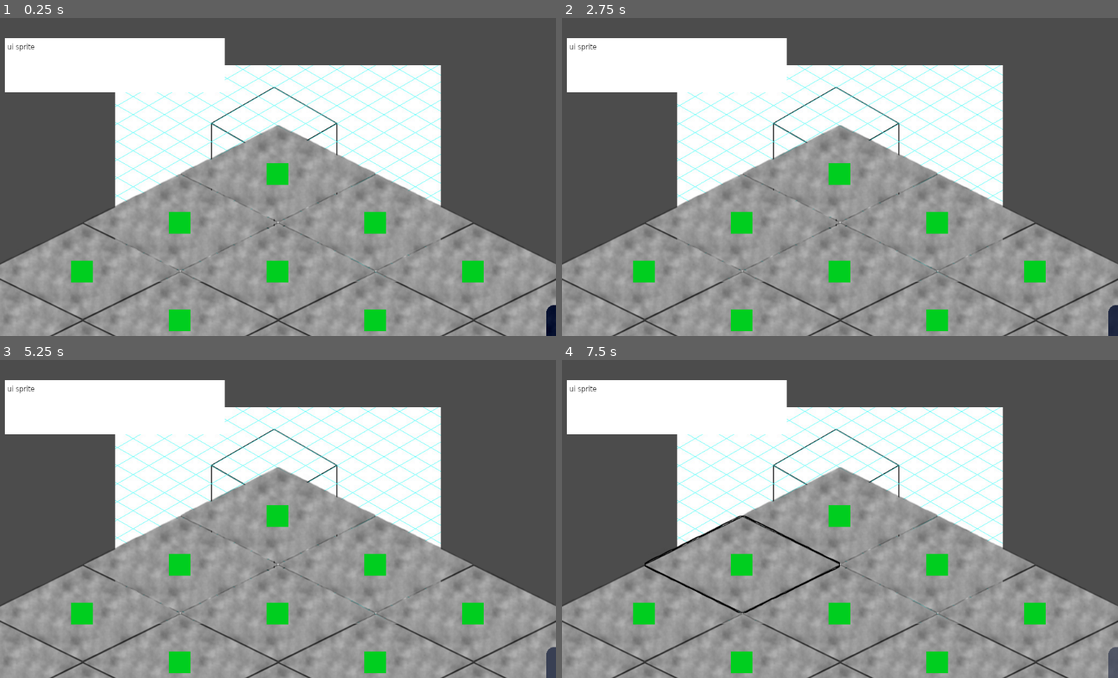
Above: before the commit, frames 1-4 (two rows, left to right).
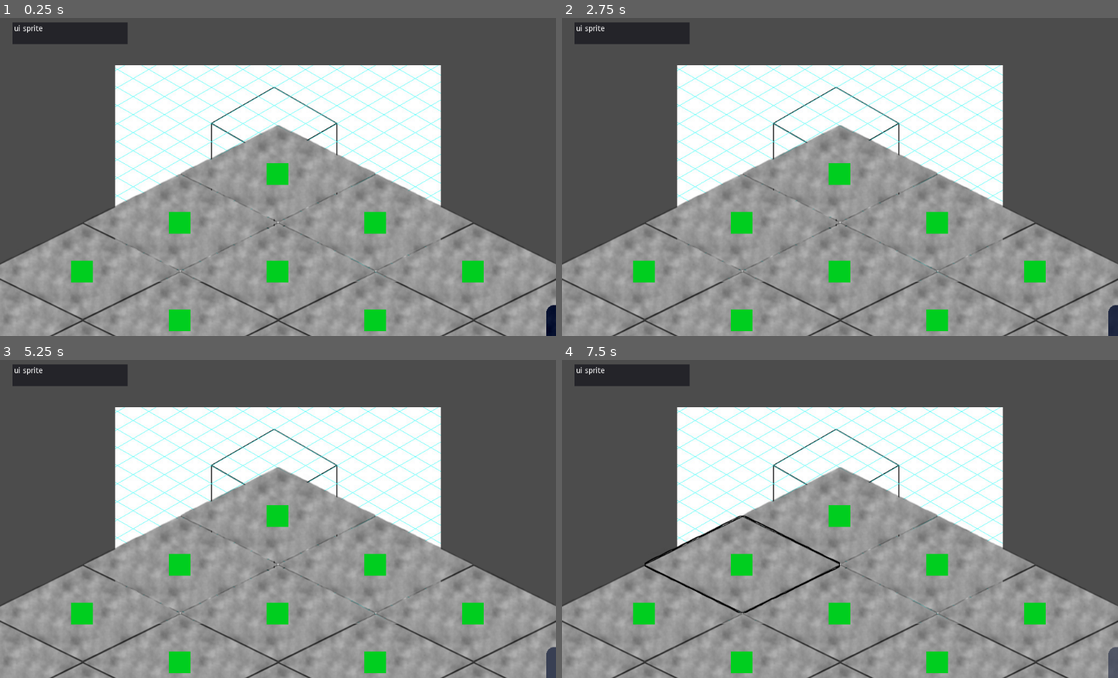
Above: after the commit, the same moments.

Repository: Gad3lan/QuarantineJam
Game: Godot game, scene res://Scenes/General.tscn
Same seed, same stepped clock (60 frames per second), same inputs: the game is played once before the commit and once after it. The engine's default icon, where the game draws it, is replaced by a stand-in: a white triangle on a blue panel in a dark square.
Inputs (mouse positions are in pixels of both pictures, inside the frame that each line leads up to):
- Up to frame 1 (0.25 s): no input
- Up to frame 2 (2.75 s): tap Enter at 0.5, 2 s; click (840, 173) at 0.67 s; tap Space at 1.25 s; move the mouse to (739, 221) at 1.27 s; click (739, 221) at 1.42 s; move the mouse to (645, 272) at 2.02 s; click (645, 272) at 2.17 s
- Up to frame 3 (5.25 s): tap Space at 2.75, 4.25 s; move the mouse to (378, 563) at 2.77 s; click (378, 563) at 2.92 s; tap Enter at 3.5 s; move the mouse to (278, 614) at 3.52 s; click (278, 614) at 3.67 s; move the mouse to (177, 662) at 4.27 s; click (177, 662) at 4.42 s; move the mouse to (472, 614) at 5.02 s; click (472, 614) at 5.17 s
- Up to frame 4 (7.5 s): move the mouse to (940, 662) at 5.77 s; click (940, 662) at 5.92 s; move the mouse to (962, 499) at 6.52 s; click (962, 499) at 6.67 s; move the mouse to (728, 531) at 7.27 s; click (728, 531) at 7.42 s

The runs differ from the first frame. In frame 1, 6.3% of the frame differs, in the area x 0-41%, y 1-24%; in frame 2, 6.3%; in frame 3, 6.3%; in frame 4, 6.3%.

Commit message:
UI fix

Diff:
--- a/Plenty_of_Plants/Scenes/Camera.tscn
+++ b/Plenty_of_Plants/Scenes/Camera.tscn
@@ -8,8 +8,8 @@
 minSensibilityRadius = 10.0
 sensibilityRadius = 100.0
 
+[node name="Ui" parent="." instance=ExtResource( 2 )]
+z_index = 2
+
 [node name="Camera2D" type="Camera2D" parent="."]
 current = true
-
-[node name="Ui" parent="." instance=ExtResource( 2 )]
-z_index = 2
--- a/Plenty_of_Plants/Scenes/Ui.tscn
+++ b/Plenty_of_Plants/Scenes/Ui.tscn
@@ -1,17 +1,22 @@
-[gd_scene load_steps=3 format=2]
+[gd_scene format=2]
 
-[ext_resource path="res://Sprites/UiSprite/background.png" type="Texture" id=1]
+[node name="Ui" type="CanvasLayer"]
 
-[sub_resource type="RectangleShape2D" id=1]
-extents = Vector2( 200, 50 )
+[node name="Panel" type="Panel" parent="."]
+margin_left = 23.0
+margin_top = 21.0
+margin_right = 235.0
+margin_bottom = 61.0
+__meta__ = {
+"_edit_use_anchors_": false
+}
 
-[node name="Ui" type="Area2D"]
-
-[node name="Sprite" type="Sprite" parent="."]
-position = Vector2( -300, -200 )
-scale = Vector2( 0.81, 1 )
-texture = ExtResource( 1 )
-
-[node name="CollisionShape2D" type="CollisionShape2D" parent="."]
-position = Vector2( -300, -200 )
-shape = SubResource( 1 )
+[node name="Label" type="Label" parent="Panel"]
+margin_left = 3.37879
+margin_top = 5.13076
+margin_right = 43.3788
+margin_bottom = 19.1308
+text = "ui sprite"
+__meta__ = {
+"_edit_use_anchors_": false
+}
--- a/Plenty_of_Plants/Scripts/CameraMove.gd
+++ b/Plenty_of_Plants/Scripts/CameraMove.gd
@@ -18,7 +18,7 @@
 func _ready():
 	sensibility = 1.0/sensibilityRadius
 	lastMousePos = Vector2(0.0,0.0)
-	pass # Replace with function body.
+
 
 func rightClicking():
 	if Input.is_mouse_button_pressed(2):
@@ -36,7 +36,8 @@
 	#vectorToMove *= sensibility
 	if vectorToMove.length() > 1.0:
 		vectorToMove = vectorToMove/vectorToMove.length()
-	position += maxSpeed * -vectorToMove * delta * camera.zoom
+	#position += maxSpeed * -vectorToMove * delta * camera.zoom
+	self.translate(maxSpeed * -vectorToMove * delta * camera.zoom)
 
 # Controle le zoom de camera
 func zoom(direcrion):
